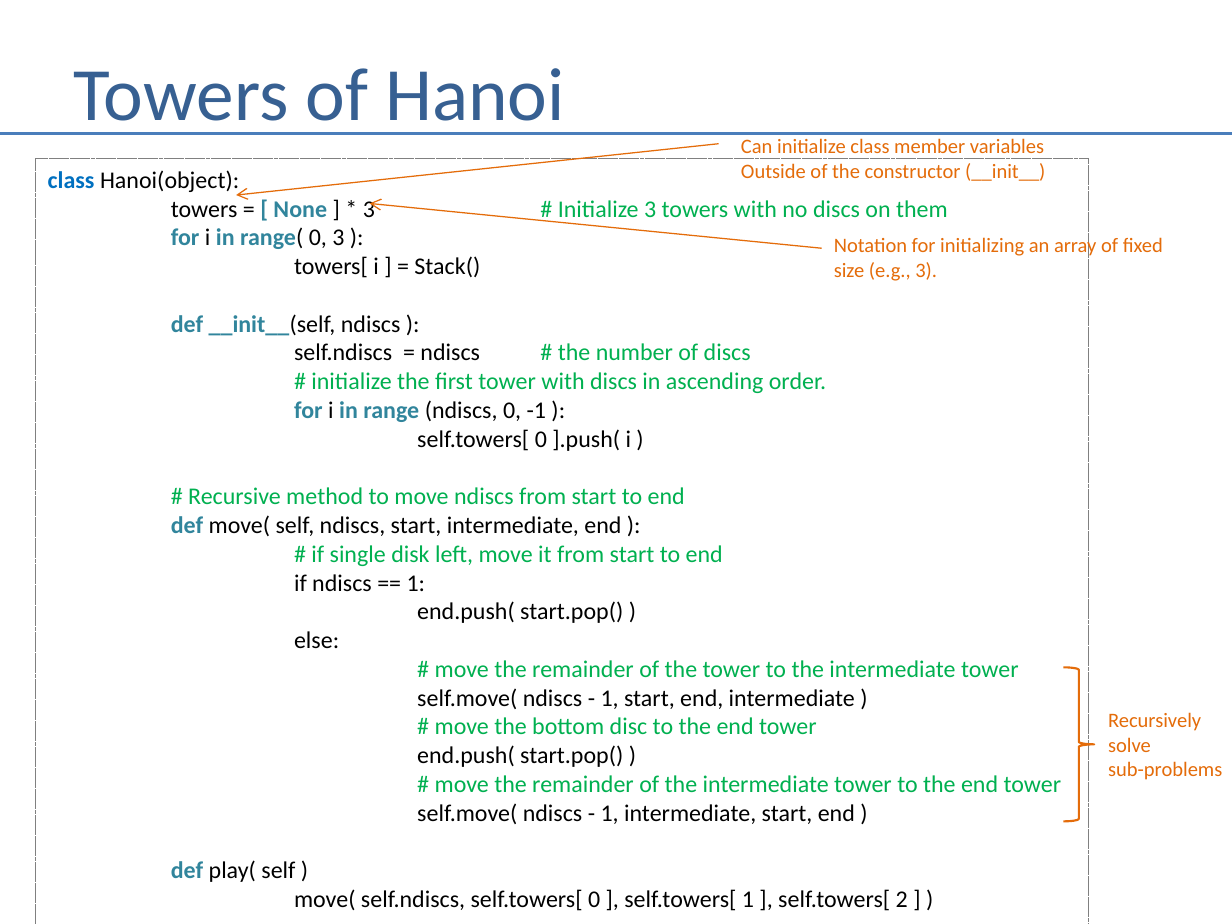
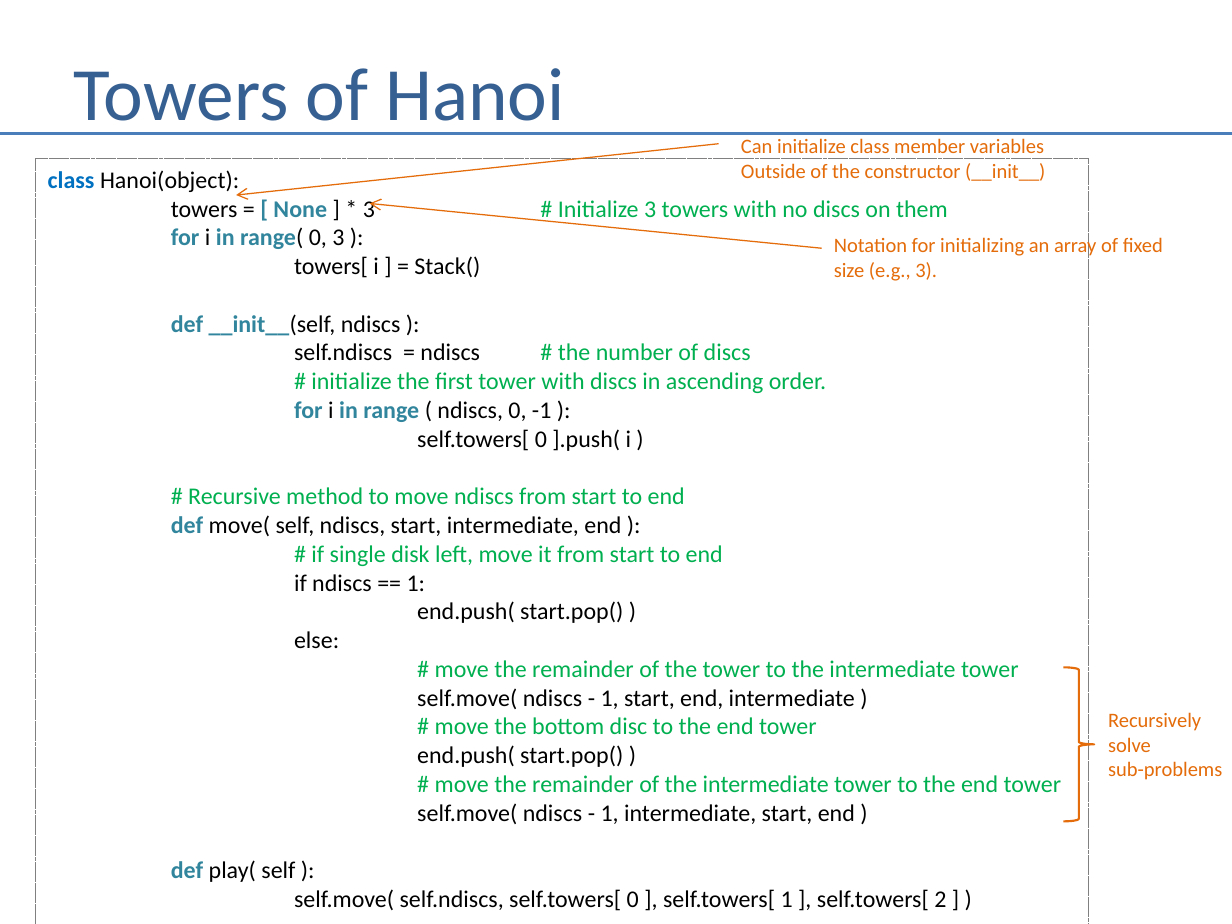
Before and after one commit to andrewferlitsch/Portland-Data-Science-Group, a slide deck: slide 31 of Presentations/Whiteboarding.pptx. Drawn at 1232x924 pixels with LibreOffice and Linux fonts; fonts in the diff are those of the drawing. Boxes give left, top, right and bottom in pixels: in the first picture for what was removed or moved away, otherwise in the second. Text is boxed around its words. In the diff, an @@ line names an element or a change of style, - is before the commit and + after.

Commit message:
code updates

```diff
--- a/Presentations/Whiteboarding.pptx
+++ b/Presentations/Whiteboarding.pptx
@@ text in rectangle at [294, 401, 551, 422]: spaces changed @@
-for i in range (ndiscs, 0, -1 ):
+for i in range ( ndiscs, 0, -1 ):
@@ text in rectangle at [171, 860, 946, 911]: text changed @@
-def play( self )
-move( self.ndiscs, self.towers[ 0 ], self.towers[ 1 ], self.towers[ 2 ] )
+def play( self ):
+self.move( self.ndiscs, self.towers[ 0 ], self.towers[ 1 ], self.towers[ 2 ] )
```
Also in this commit, not shown: 6 other slides changed.
